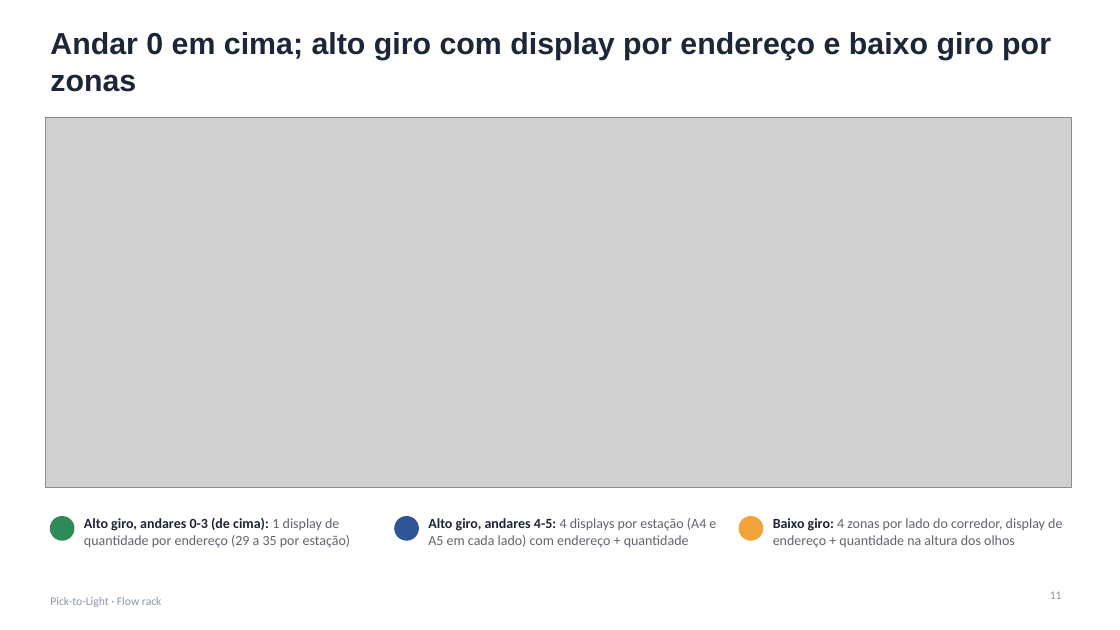
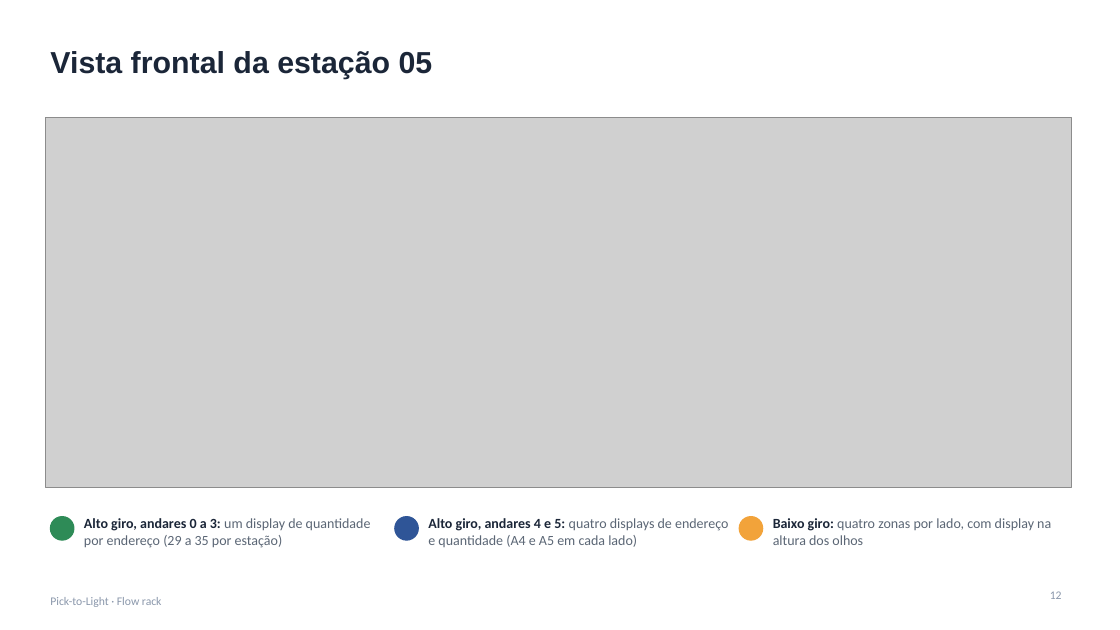
Before and after one commit to jivo88/picking_to_light, a slide deck: slide 12 of projeto/entregaveis/Apresentacao_PTL.pptx (slide 11 before the commit). Drawn at 1120x630 pixels with LibreOffice and Linux fonts; fonts in the diff are those of the drawing; grey boxes stand for pictures. Boxes give left, top, right and bottom in pixels: in the first picture for what was removed or moved away, otherwise in the second. Text is boxed around its words. In the diff, an @@ line names an element or a change of style, - is before the commit and + after.

```diff
--- a/projeto/entregaveis/Apresentacao_PTL.pptx
+++ b/projeto/entregaveis/Apresentacao_PTL.pptx
@@ title at (50, 51, 433, 79): text changed @@
-Andar 0 em cima; alto giro com display por endereço e baixo giro por zonas
+Vista frontal da estação 05
@@ text at (84, 518, 371, 548): text changed @@
-Alto giro, andares 0-3 (de cima): 1 display de quantidade por endereço (29 a 35 por estação)
+Alto giro, andares 0 a 3: um display de quantidade por endereço (29 a 35 por estação)
@@ text at (428, 518, 728, 547): text changed @@
-Alto giro, andares 4-5: 4 displays por estação (A4 e A5 em cada lado) com endereço + quantidade
+Alto giro, andares 4 e 5: quatro displays de endereço e quantidade (A4 e A5 em cada lado)
@@ text at (773, 518, 1051, 545): text changed @@
-Baixo giro: 4 zonas por lado do corredor, display de endereço + quantidade na altura dos olhos
+Baixo giro: quatro zonas por lado, com display na altura dos olhos
@@ page number at (1050, 591, 1062, 599): text changed @@
-11
+12
```
Also in this commit, not shown: 19 other slides changed, 2 slides added, 1 slide removed, 16 other files.
